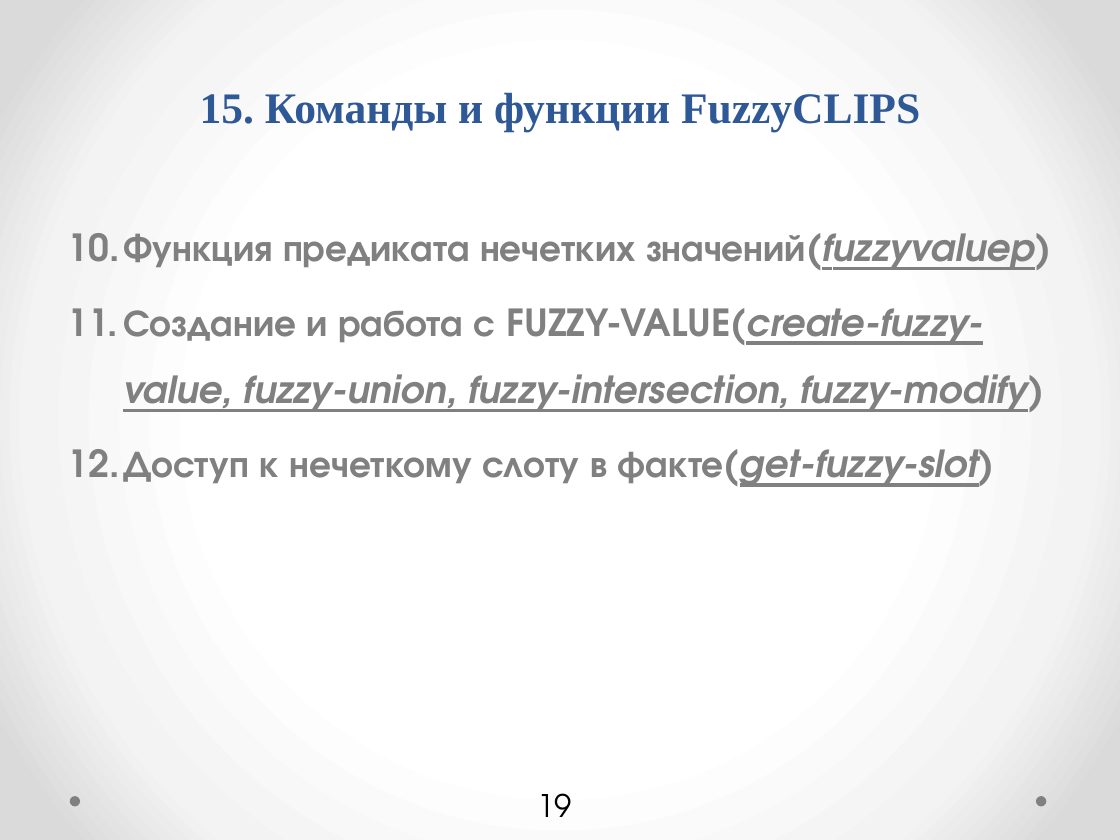
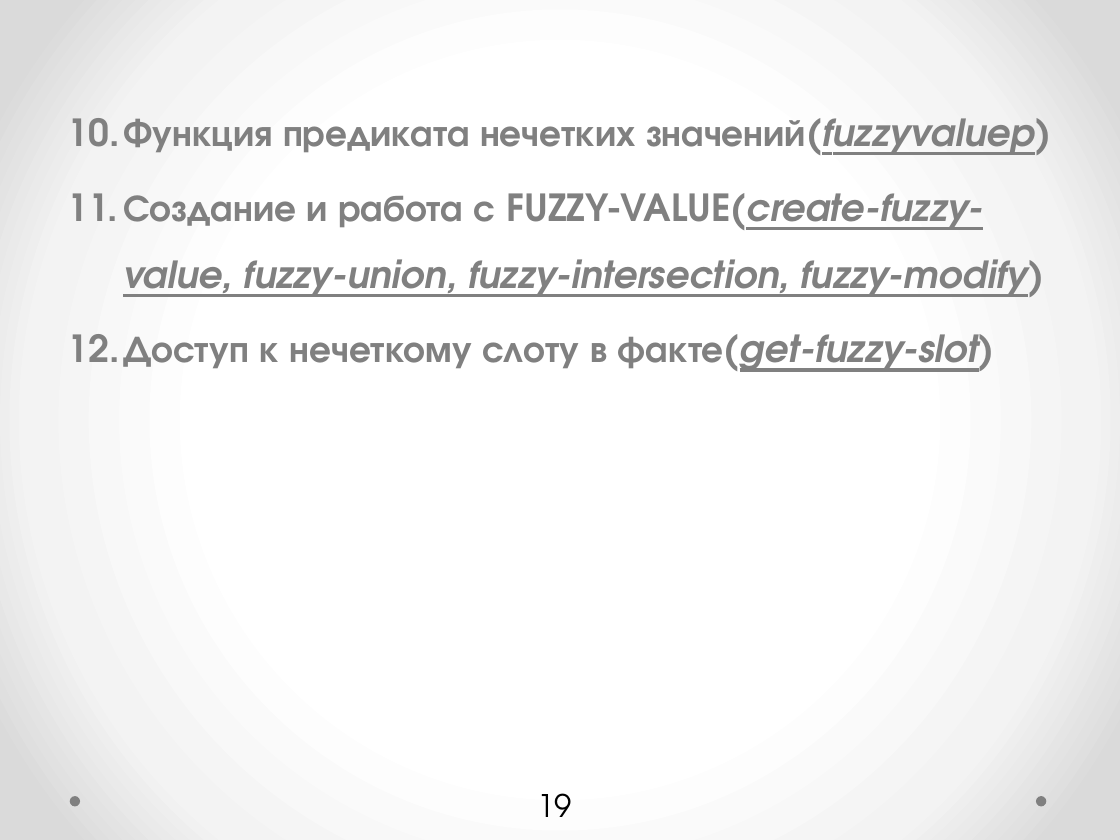
Before and after one commit to petr-r94/ResearchDocsPack, a slide deck: slide 19 of FuzzyCLIPS_End_release.pptx. Drawn at 1120x840 pixels with LibreOffice and Linux fonts; fonts in the diff are those of the drawing. Boxes give left, top, right and bottom in pixels: in the first picture for what was removed or moved away, otherwise in the second. Text is boxed around its words. In the diff, an @@ line names an element or a change of style, - is before the commit and + after.

```diff
--- a/FuzzyCLIPS_End_release.pptx
+++ b/FuzzyCLIPS_End_release.pptx
@@ text "Функция предиката нечетких значений(fuzzyvaluep)": place and size @@
-text "Функция предиката нечетких значений(fuzzyvaluep)" at (123,233,1051,487)
+text "Функция предиката нечетких значений(fuzzyvaluep)" at (123,118,1051,372)
@@ title removed at (200,92,920,132) @@
-15. Команды и функции FuzzyCLIPS
```
Also in this commit, not shown: 16 other slides changed, 1 other file.
